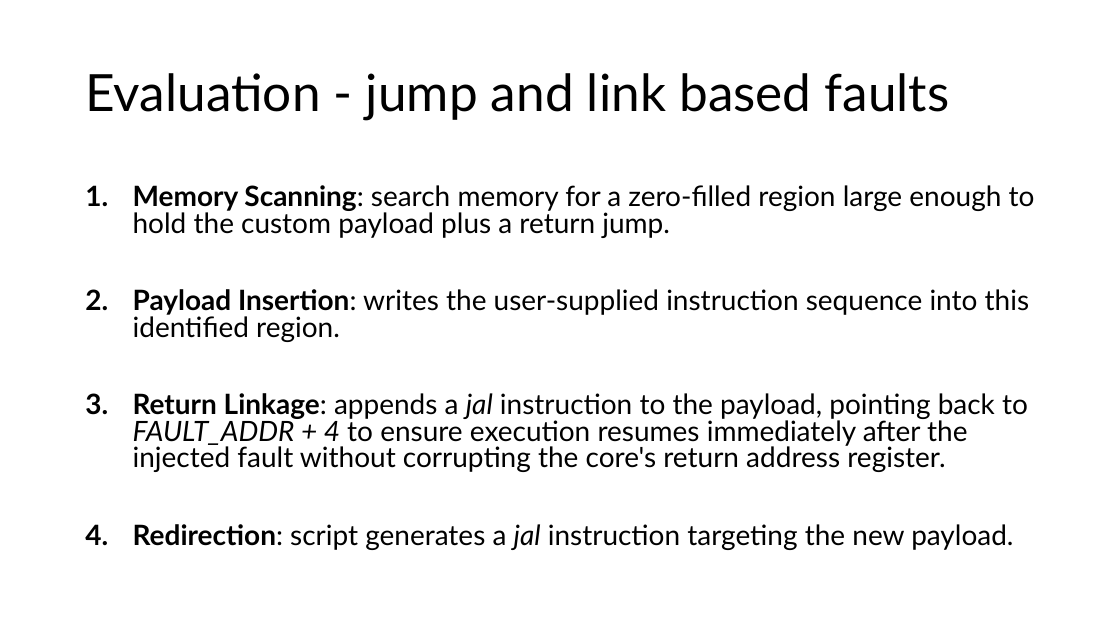
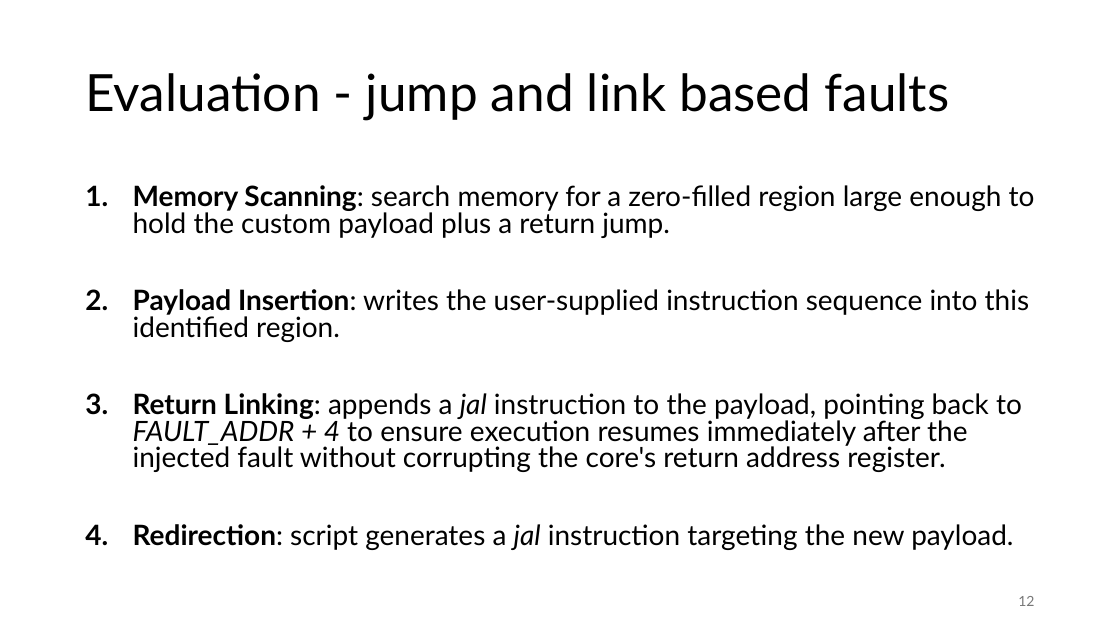
Before and after one commit to tomcajot/fault3r, a slide deck: slide 12 of fault3r.pptx. Drawn at 1120x630 pixels with LibreOffice and Linux fonts; fonts in the diff are those of the drawing. Boxes give left, top, right and bottom in pixels: in the first picture for what was removed or moved away, otherwise in the second. Text is boxed around its words. In the diff, an @@ line names an element or a change of style, - is before the commit and + after.

Commit message:
last ppt changes

```diff
--- a/fault3r.pptx
+++ b/fault3r.pptx
@@ text at [133, 393, 1022, 472]: text changed @@
-3. Return Linkage: appends a jal instruction to the payload, pointing back to FAULT_ADDR + 4 to ensure execution resumes immediately after the injected fault without corrupting the core's return address register.
+3. Return Linking: appends a jal instruction to the payload, pointing back to FAULT_ADDR + 4 to ensure execution resumes immediately after the injected fault without corrupting the core's return address register.
@@ page number added at [1018, 596, 1034, 606], 12 pt, text #797979 @@
+12
```
Also in this commit, not shown: 12 other slides changed, 1 slide added, 1 slide removed, 1 other file.
